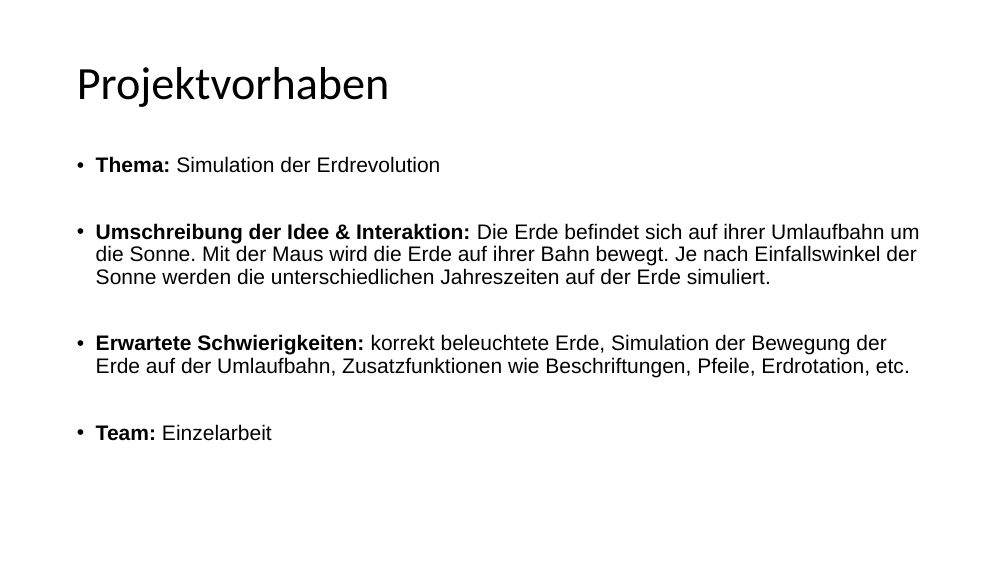
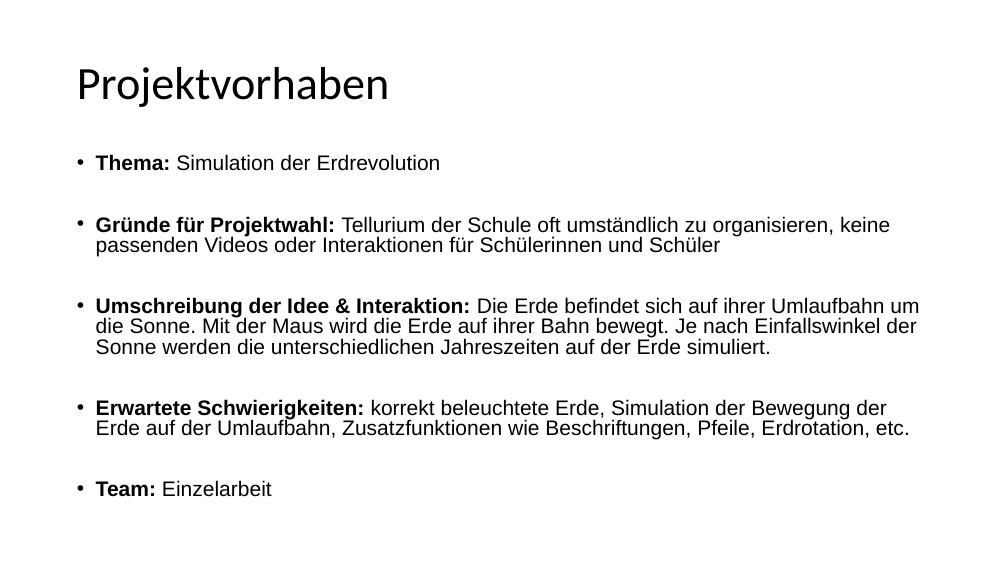
Before and after one commit to Carmen-MI/Erdrevolution_Carmen, a slide deck: slide 8 of Präsentation.pptx (slide 5 before the commit). Drawn at 1008x567 pixels with LibreOffice and Linux fonts; fonts in the diff are those of the drawing. Boxes give left, top, right and bottom in pixels: in the first picture for what was removed or moved away, otherwise in the second. Text is boxed around its words. In the diff, an @@ line names an element or a change of style, - is before the commit and + after.

```diff
--- a/Präsentation.pptx
+++ b/Präsentation.pptx
@@ text at <box>96,154,919,497</box>: line spacing 0.9 to 0.8 @@
@@ text at <box>96,216,890,256</box>: paragraph added @@
+• Gründe für Projektwahl: Tellurium der Schule oft umständlich zu organisieren, keine passenden Videos oder Interaktionen für Schülerinnen und Schüler
```
Also in this commit, not shown: 1 other slide changed, 5 slides added, 1 other file.
